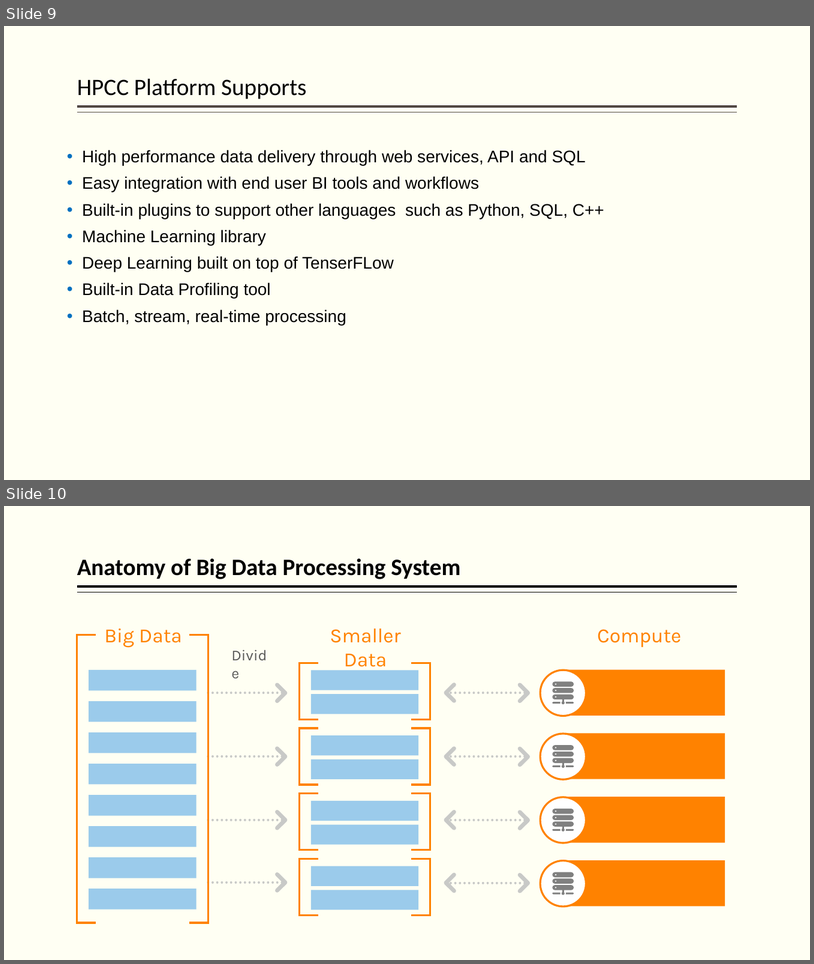
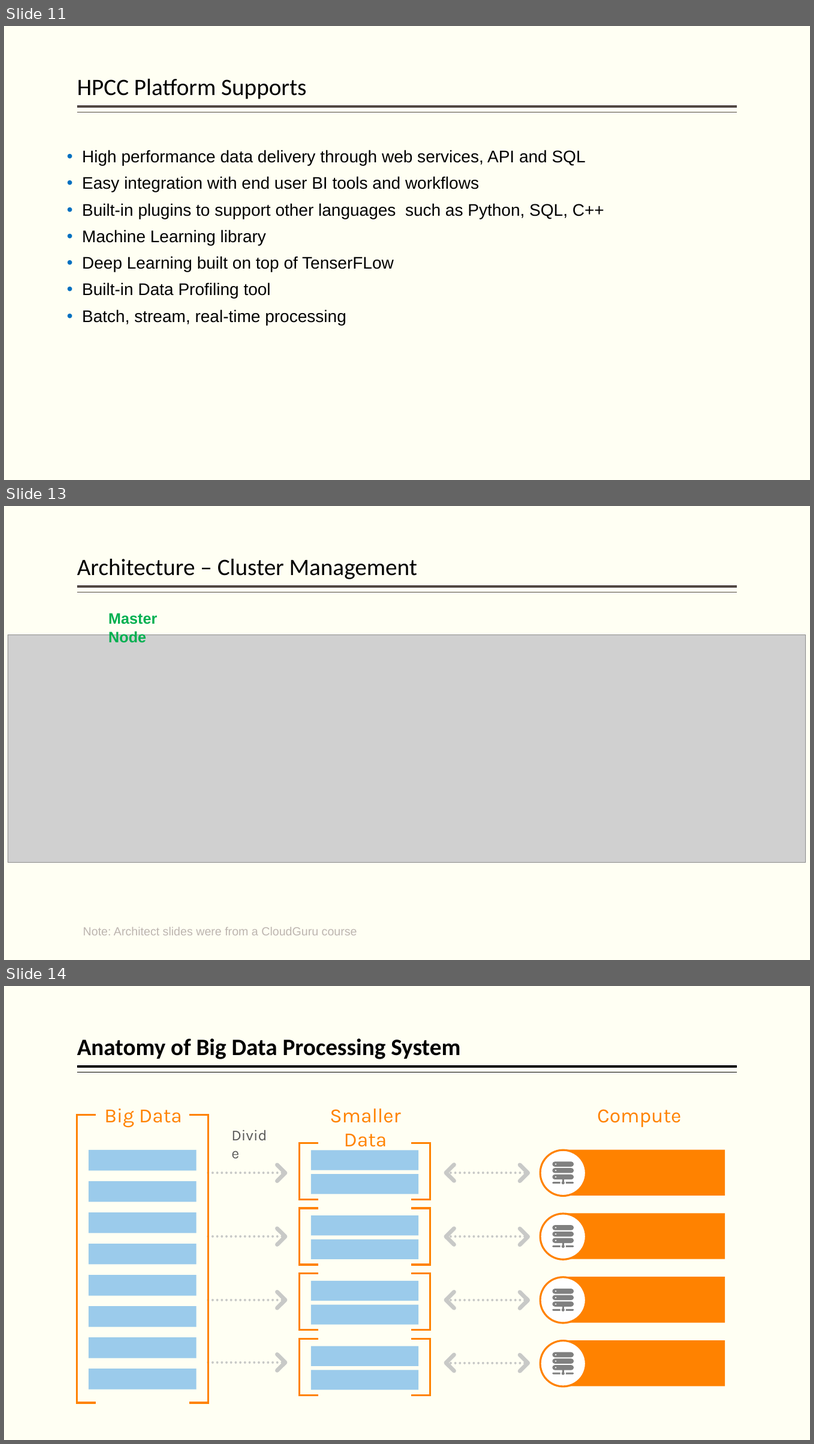
Before and after one commit to hpccsystems-solutions-lab/NCF-2021, a slide deck: BigData-ECL-NCF-2021.pptx. Shown one above the other, each under a label of ours: slides 9 and 10 before the commit, slides 11, 13 and 14 after it; the slides between them are not shown. The pictures are 814x964 and 814x1444 pixels, drawn with LibreOffice and Linux fonts; fonts in the diff are those of the drawing; grey boxes stand for pictures. Boxes give left, top, right and bottom in pixels: in the first picture for what was removed or moved away, otherwise in the second. Text is boxed around its words. In the diff, an @@ line names an element or a change of style, - is before the commit and + after.

```diff
--- a/BigData-ECL-NCF-2021.pptx
+++ b/BigData-ECL-NCF-2021.pptx
@@ slide 13 added at bbox=[4, 506, 810, 960], background #FFFFF3; not listed: 2 template elements that a slide beside it also shows @@
@@ title added at bbox=[77, 558, 417, 579], 28 pt, text #000000 @@
+Architecture – Cluster Management
@@ text added at bbox=[108, 613, 157, 643], 18 pt, text #00B050, bold @@
+Master Node
@@ picture added at bbox=[8, 635, 807, 862] @@
@@ text added at bbox=[83, 927, 357, 935], 14 pt, text #BDB5B0 @@
+Note: Architect slides were from a CloudGuru course
@@ what was slide 9 is now slide 11 @@
@@ what was slide 10 is now slide 14 @@
```
Also in this commit, not shown: 3 other slides added.
